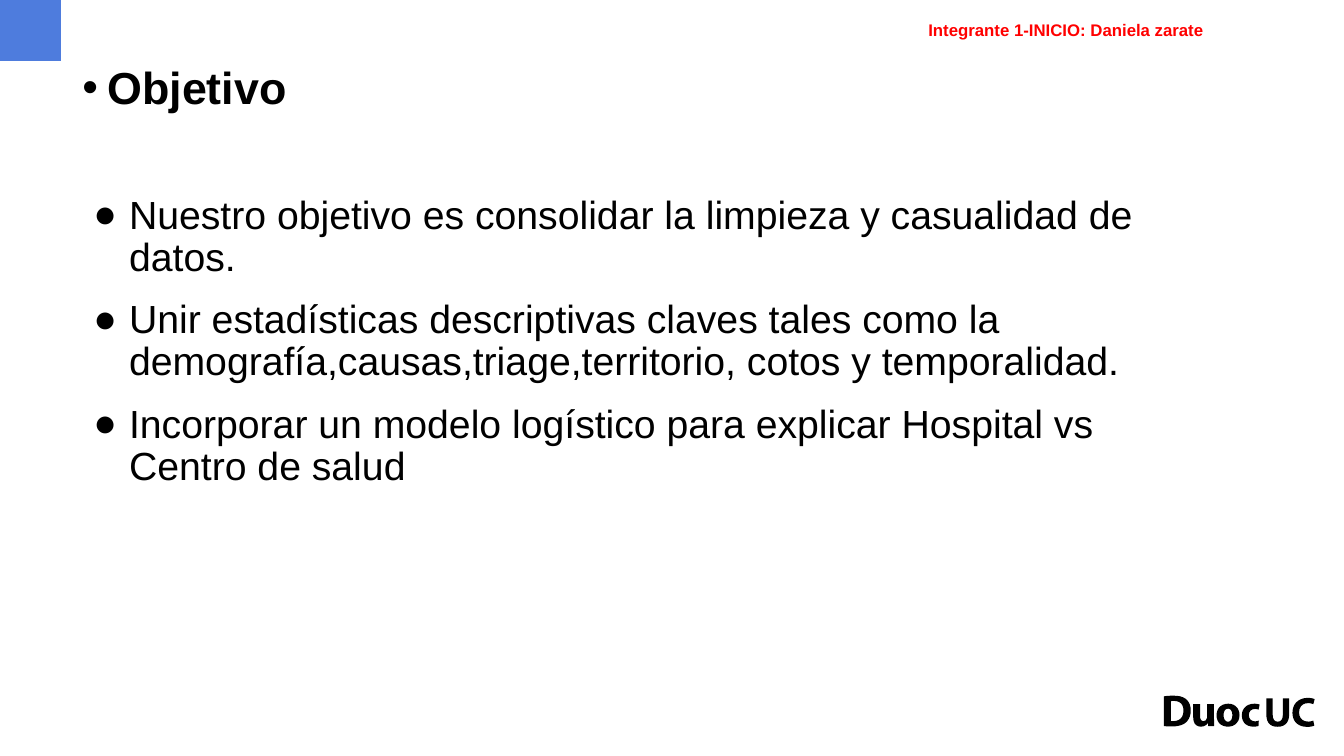
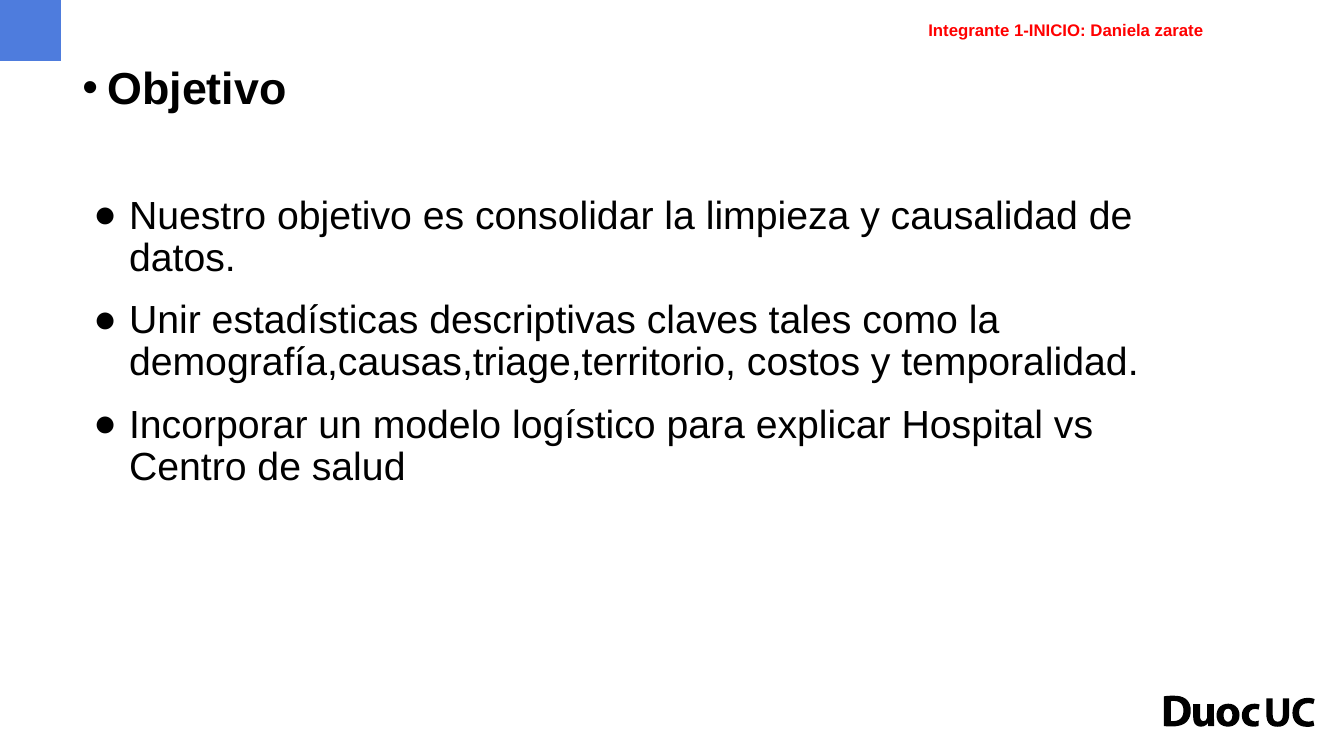
Before and after one commit to GabTo0011/entrega_1-prog_para_ciencia_datos, a slide deck: slide 3 of docs/Formato presentacion evaluacion parcial 1.pptx. Drawn at 1344x756 pixels with LibreOffice and Linux fonts; fonts in the diff are those of the drawing; background and template pictures are left out. Boxes give left, top, right and bottom in pixels: in the first picture for what was removed or moved away, otherwise in the second. Text is boxed around its words. In the diff, an @@ line names an element or a change of style, - is before the commit and + after.

```diff
--- a/docs/Formato presentacion evaluacion parcial 1.pptx
+++ b/docs/Formato presentacion evaluacion parcial 1.pptx
@@ text at (129, 200, 1138, 383): text changed @@
-● Nuestro objetivo es consolidar la limpieza y casualidad de datos.
-● Unir estadísticas descriptivas claves tales como la demografía,causas,triage,territorio, cotos y temporalidad.
+● Nuestro objetivo es consolidar la limpieza y causalidad de datos.
+● Unir estadísticas descriptivas claves tales como la demografía,causas,triage,territorio, costos y temporalidad.
```
Also in this commit, not shown: 4 other slides changed, 3 slides added, 2 slides removed.
